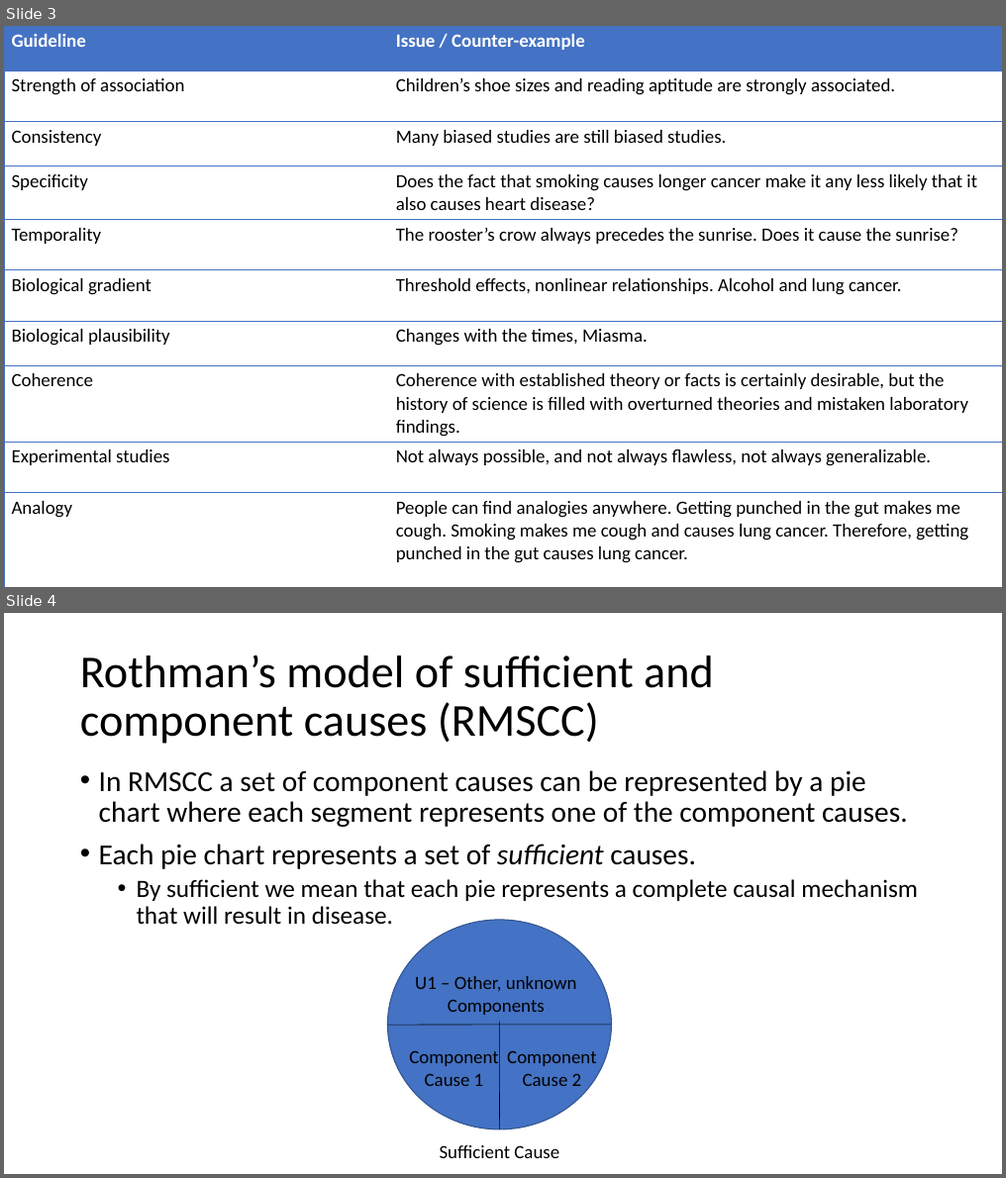
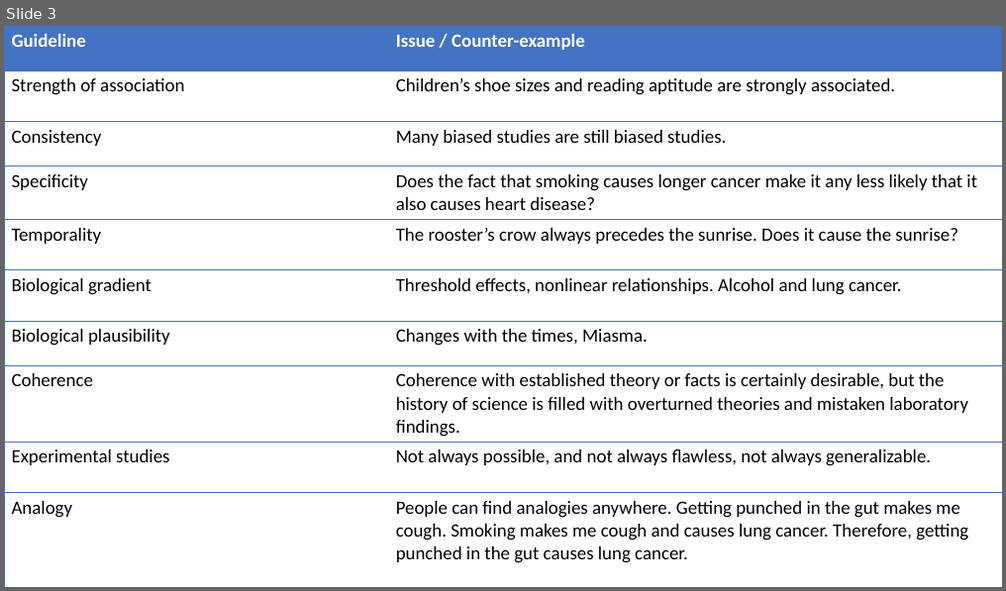
Before and after one commit to brad-cannell/r4epi, a slide deck: img/13_causal_inference/01_intro_causal_inference/introduction_to_causal_inference.pptx. Shown one above the other, each under a label of ours: slides 3 and 4 before the commit, slide 3 after it. The pictures are 1006x1178 and 1006x591 pixels, drawn with LibreOffice and Linux fonts; fonts in the diff are those of the drawing. Boxes give left, top, right and bottom in pixels: in the first picture for what was removed or moved away, otherwise in the second. Text is boxed around its words. In the diff, an @@ line names an element or a change of style, - is before the commit and + after.

```diff
--- a/img/13_causal_inference/01_intro_causal_inference/introduction_to_causal_inference.pptx
+++ b/img/13_causal_inference/01_intro_causal_inference/introduction_to_causal_inference.pptx
@@ slide 4 removed at [4,613,1002,1174], background #FFFFFF @@
@@ title removed at [80,655,714,744] @@
-Rothman’s model of sufficient and component causes (RMSCC)
@@ text removed at [99,770,918,925] @@
-• In RMSCC a set of component causes can be represented by a pie chart where each segment represents one of the component causes.
-• Each pie chart represents a set of sufficient causes.
-  • By sufficient we mean that each pie represents a complete causal mechanism that will result in disease.
@@ group removed at [387,920,611,1158]: 4 texts, 2 lines, 1 ellipse @@
-Component Cause 1
-U1 – Other, unknown Components
-Component Cause 2
-Sufficient Cause
```
Also in this commit, not shown: 14 other slides removed, 30 other files.
